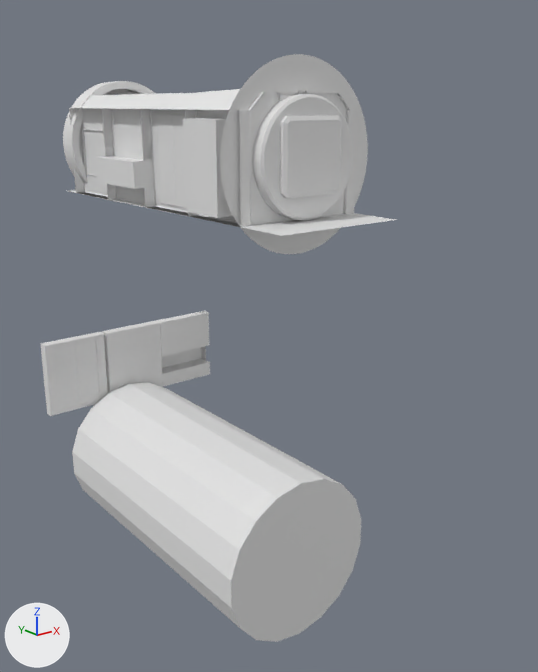
One commit to the Blender file Assets/_Art/Scenarios/lena-inside-helen/Models/SM_Helen_Interior.blend: the scene before it, then after it.
Before and after are seen from a camera (50 mm lens) standing at (-16.4, -32.2, 1.7) and looking at (1.7, -9.7, -7.3). Lighting does not change. The marker at lower left points along +X, +Y and +Z.

Before the edit, the objects in view are built like this:
```python
me_cube_002 = bpy.data.meshes.new('Cube.002')
me_cube_002.from_pydata(...)  # 12 vertices, 9 faces; spans x -0.75..0.75, y -0.23..-0.01, z 0.0..2.0
me_cylinder = bpy.data.meshes.new('Cylinder')
me_cylinder.from_pydata(...)  # 256 vertices, 256 faces; spans x -1.0..1.0, y -1.0..1.0, z -1.0..1.0
me_plane_020 = bpy.data.meshes.new('Plane.020')
me_plane_020.from_pydata([(-1.0, -1.0, 0.0), (1.0, -1.0, 0.0), (-1.0, 1.0, 0.0), (1.0, 1.0, 0.0)], [], [(0, 1, 3, 2)])
me_plane_020.materials.append(mat_m_floor)  # its picture is missing
ob_cylinder = bpy.data.objects.new('Cylinder', me_cylinder)
ob_cylinder.location = (0.0, -1.36, 0.0)
ob_cylinder.rotation_euler = (1.571, 0.0, 0.0)  # degrees (90, 0, 0)
ob_cylinder.scale = (2.6, 2.6, 0.457)
ob_sm_floor = bpy.data.objects.new('SM_Floor', me_plane_020)
ob_sm_floor.location = (0.0, -3.0, -2.0)
ob_sm_floor.rotation_euler = (0.0, 0.0, -3.142)  # degrees (0, 0, -180)
ob_sm_floor.scale = (2.5, 2.5, 2.1)
ob_sm_wall_normal_001 = bpy.data.objects.new('SM_Wall_Normal.001', me_cube_002)
ob_sm_wall_normal_001.location = (-2.5, -3.0, -2.0)
ob_sm_wall_normal_001.rotation_euler = (0.0, 0.0, 1.571)  # degrees (0, 0, 90)
ob_sm_wall_normal_001.scale = (2.0, 2.0, 1.75)
# also in view: 'Cylinder.001' at (0.0, -13.6, 0.0); 'SM_Wall_Normal' at (0.5, -0.2, -10.6); 'SM_Wall_CrewQtr_Open' at (-2.6, -0.2, -10.6); 'SM_Hatch' at (0.0, -13.9, 0.1); 'SM_Wall_Shelf_Bottom.001' at (-2.5, -6.0, -0.3)
```
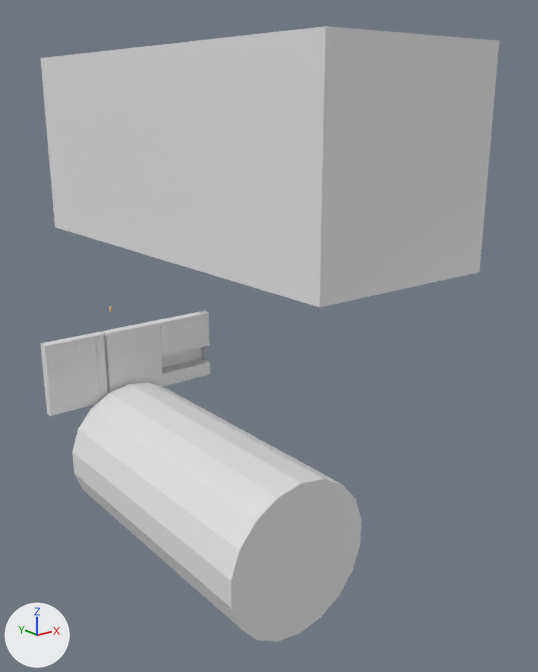
Location of each change, [x1, y1, x2, y2] in pixels of the pictures (538 x 672 px; the box of a moved part takes in the faces that stretch with it):
'Shadow Blocker', added: after [41, 26, 499, 307]
'SM_Floor', deleted: before [68, 190, 126, 202]
part 1 of me_cylinder, moved or reshaped (not visible afterwards): before [63, 81, 156, 203]
'Cylinder.001', unchanged, covered by the edit: before [220, 54, 368, 254]
'SM_Wall_Normal.002', unchanged, covered by the edit: before [183, 109, 251, 227]
'SM_Hatch', unchanged, covered by the edit: before [280, 115, 342, 198]
'SM_Wall_CrewQtr_Open.001', unchanged, covered by the edit: before [140, 109, 198, 216]

The edits, one by one:
me_cylinder is used by ob_cylinder; location (0.0, -1.36, 0.0); rotation (1.571, 0.0, 0.0), in degrees (90, 0, 0); scale (2.6, 2.6, 0.457).
me_cylinder had 256 vertices, 256 faces and spanned x -1.0..1.0, y -1.0..1.0, z -1.0..1.0.
me_cylinder now has 256 vertices, 256 faces and spans x -1.18..1.18, y -1.18..1.18, z -1.0..1.0.
me_cylinder part 1: 128 of the vertices in x -1.0..1.0, y -1.0..1.0, z -1.0..1.0 are scaled about their middle by (1.18, 1.18, 1).
Mesh me_cube_010_1 is new.
It has 25 vertices, 20 faces and spans x -1.0..1.0, y -1.0..1.0, z -1.0..1.0.
Object 'SM_Floor' (ob_sm_floor) is deleted.
Object 'Shadow Blocker' (ob_shadow_blocker) is new; it shows me_cube_010_1.
Its location is (0.0, -9.74, 0.0).
Its scale is (3.44, 8.48, 3.44).
